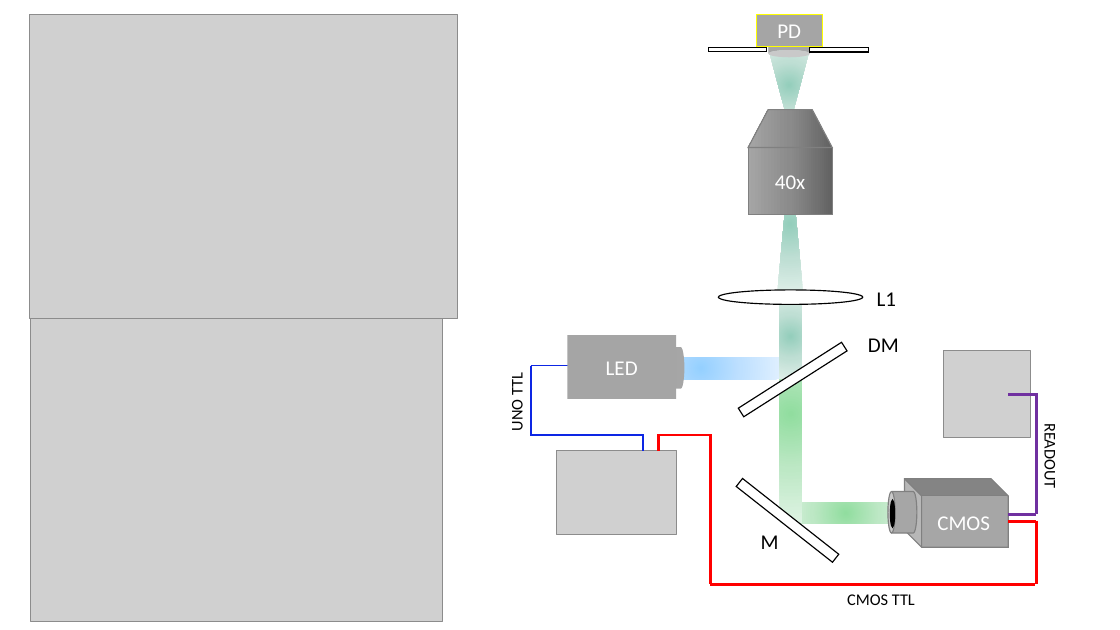
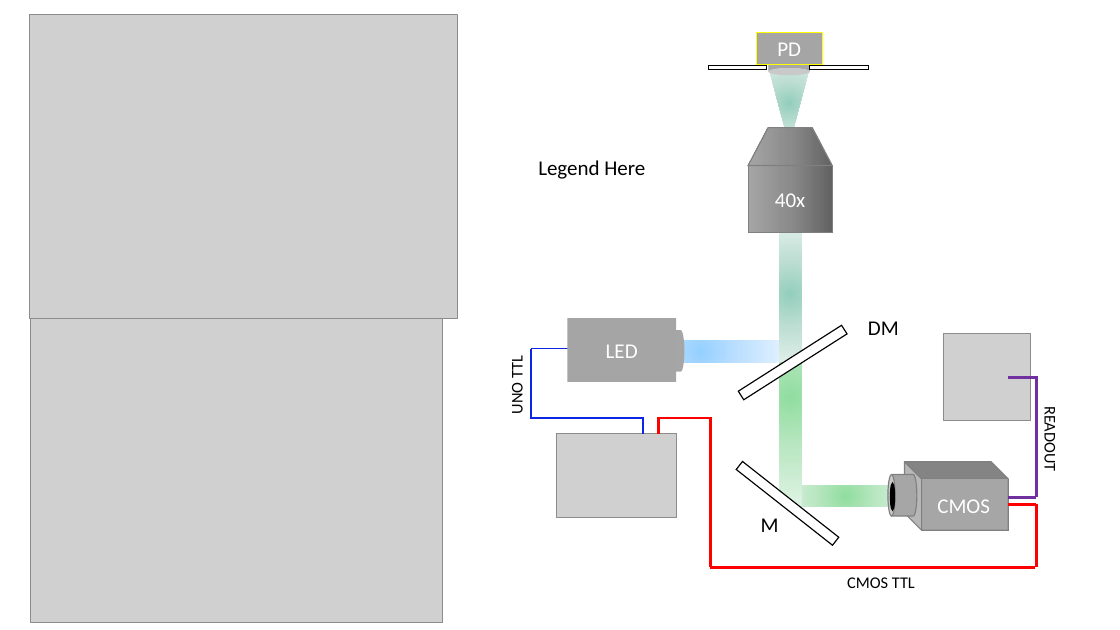
Before and after one commit to cwseitz/cwseitz.github.io-docs, a slide deck: slide 4 of docs/scherer-rotation-summary/scherer-rotation-summary.pptx (slide 3 before the commit). Drawn at 1120x630 pixels with LibreOffice and Linux fonts; fonts in the diff are those of the drawing; grey boxes stand for pictures. Boxes give left, top, right and bottom in pixels: in the first picture for what was removed or moved away, otherwise in the second. Text is boxed around its words. In the diff, an @@ line names an element or a change of style, - is before the commit and + after.

```diff
--- a/docs/scherer-rotation-summary/scherer-rotation-summary.pptx
+++ b/docs/scherer-rotation-summary/scherer-rotation-summary.pptx
@@ cylinder: place and size @@
-cylinder at (769,29,810,57)
+cylinder at (769,46,810,75)
@@ 4 rectangles, 1 trapezoid: place and size @@
-4 rectangles, 1 trapezoid at (708,14,869,215)
+4 rectangles, 1 trapezoid at (708,33,869,233)
@@ triangle: place and size @@
-triangle at (767,44,812,127)
+triangle at (767,61,812,145)
@@ text added at (538,160,645,179), 18 pt, text #000000 @@
+Legend Here
@@ triangle removed at (777,155,803,294) @@
@@ rectangle: place and size @@
-rectangle at (779,294,802,379)
+rectangle at (780,225,802,362)
@@ ellipse removed at (718,290,863,304) @@
@@ text removed at (877,292,896,306) @@
-L1
@@ 12 lines, 6 rectangles, 5 texts, 2 pictures, 1 cube, 1 ellipse, 1 cylinder: place and size @@
-12 lines, 6 rectangles, 5 texts, 2 pictures, 1 cube, 1 ellipse, 1 cylinder at (507,305,1060,605)
+12 lines, 6 rectangles, 5 texts, 2 pictures, 1 cube, 1 ellipse, 1 cylinder at (507,288,1060,588)
@@ 1 text, 1 cylinder, 1 line: place and size @@
-1 text, 1 cylinder, 1 line at (710,492,1035,585)
+1 text, 1 cylinder, 1 line at (710,474,1035,567)
```
Also in this commit, not shown: 3 other slides changed, 1 slide added, 1 other file.
